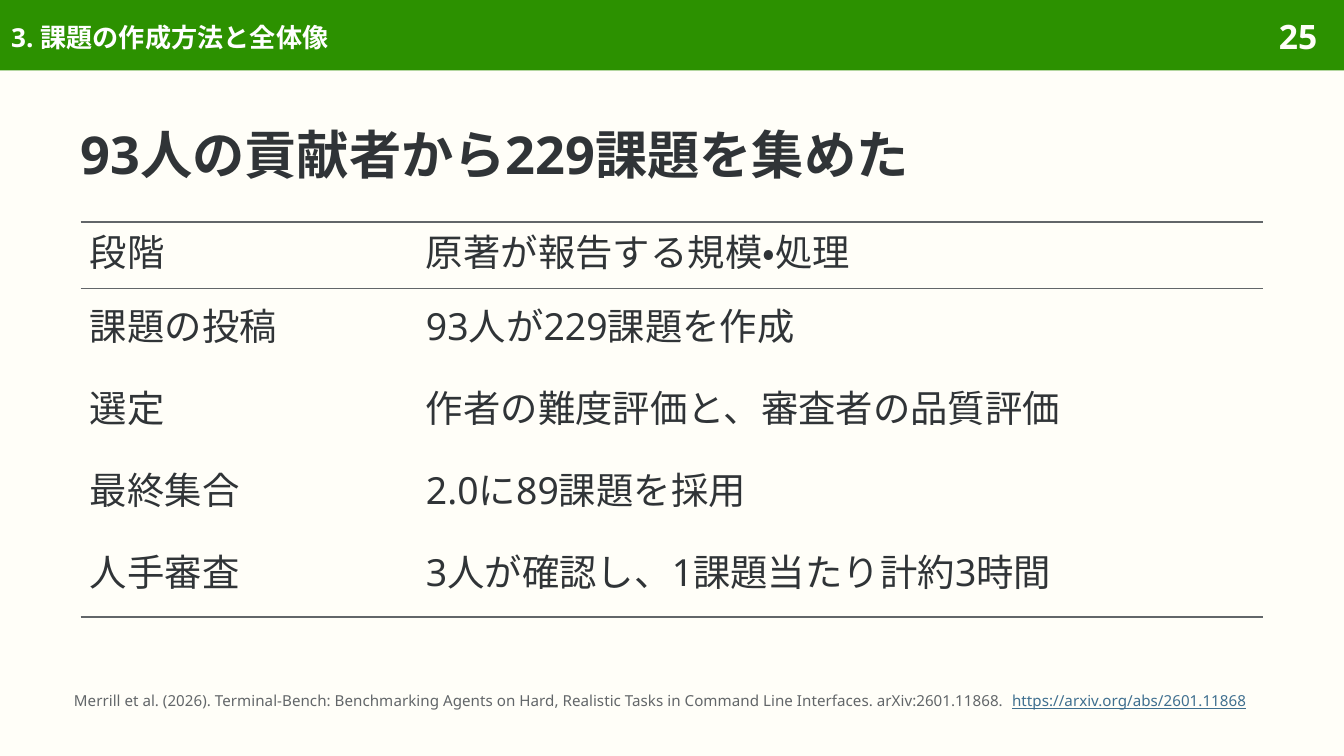
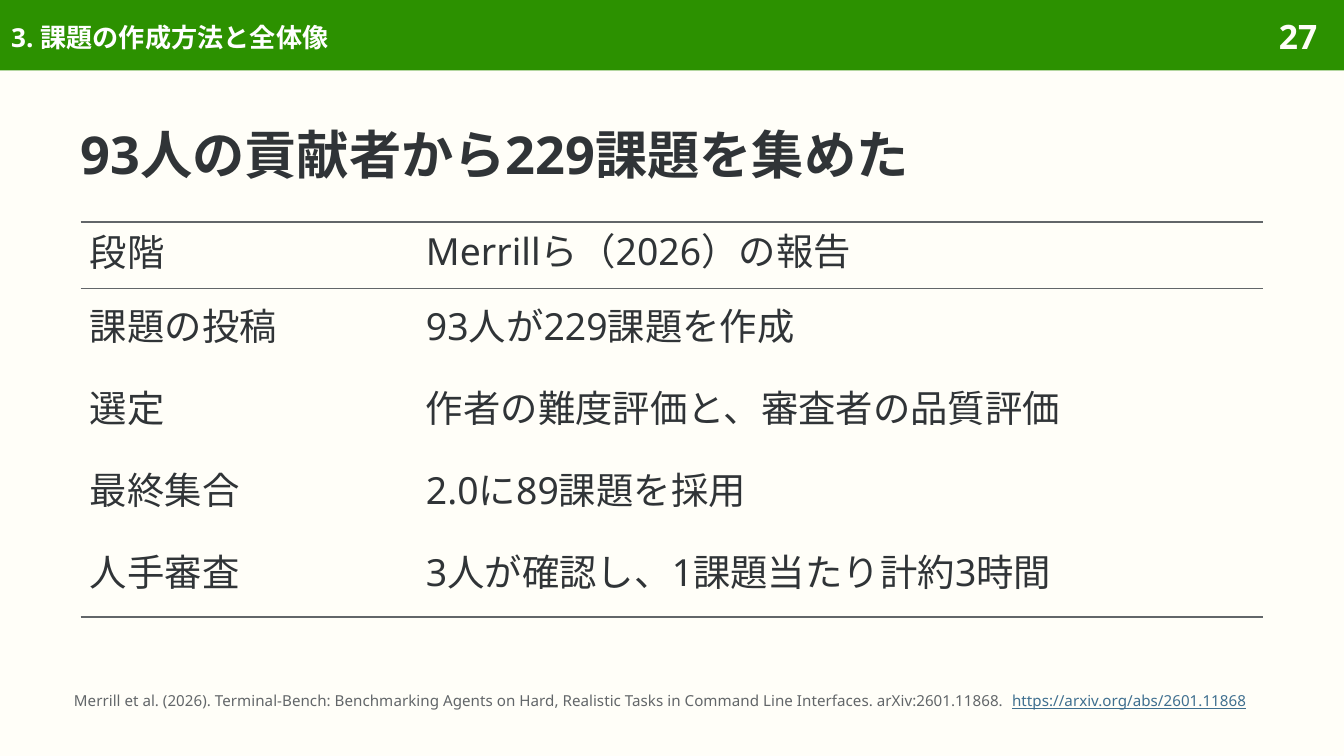
Before and after one commit to sasakiy84/datasets-in-10-minutes, a slide deck: slide 27 of slides/datasets-in-10-minutes-terminal-bench.pptx (slide 25 before the commit). Drawn at 1344x756 pixels with LibreOffice and Linux fonts; fonts in the diff are those of the drawing. Boxes give left, top, right and bottom in pixels: in the first picture for what was removed or moved away, otherwise in the second. Text is boxed around its words. In the diff, an @@ line names an element or a change of style, - is before the commit and + after.

```diff
--- a/slides/datasets-in-10-minutes-terminal-bench.pptx
+++ b/slides/datasets-in-10-minutes-terminal-bench.pptx
@@ page number at bbox=[1279, 24, 1317, 49]: text changed @@
-25
+27
@@ table at bbox=[81, 222, 1263, 617] @@
-row 1, column 2: 原著が報告する規模・処理
+row 1, column 2: Merrillら（2026）の報告
```
Also in this commit, not shown: 7 other slides changed, 2 slides added, 7 other files.
